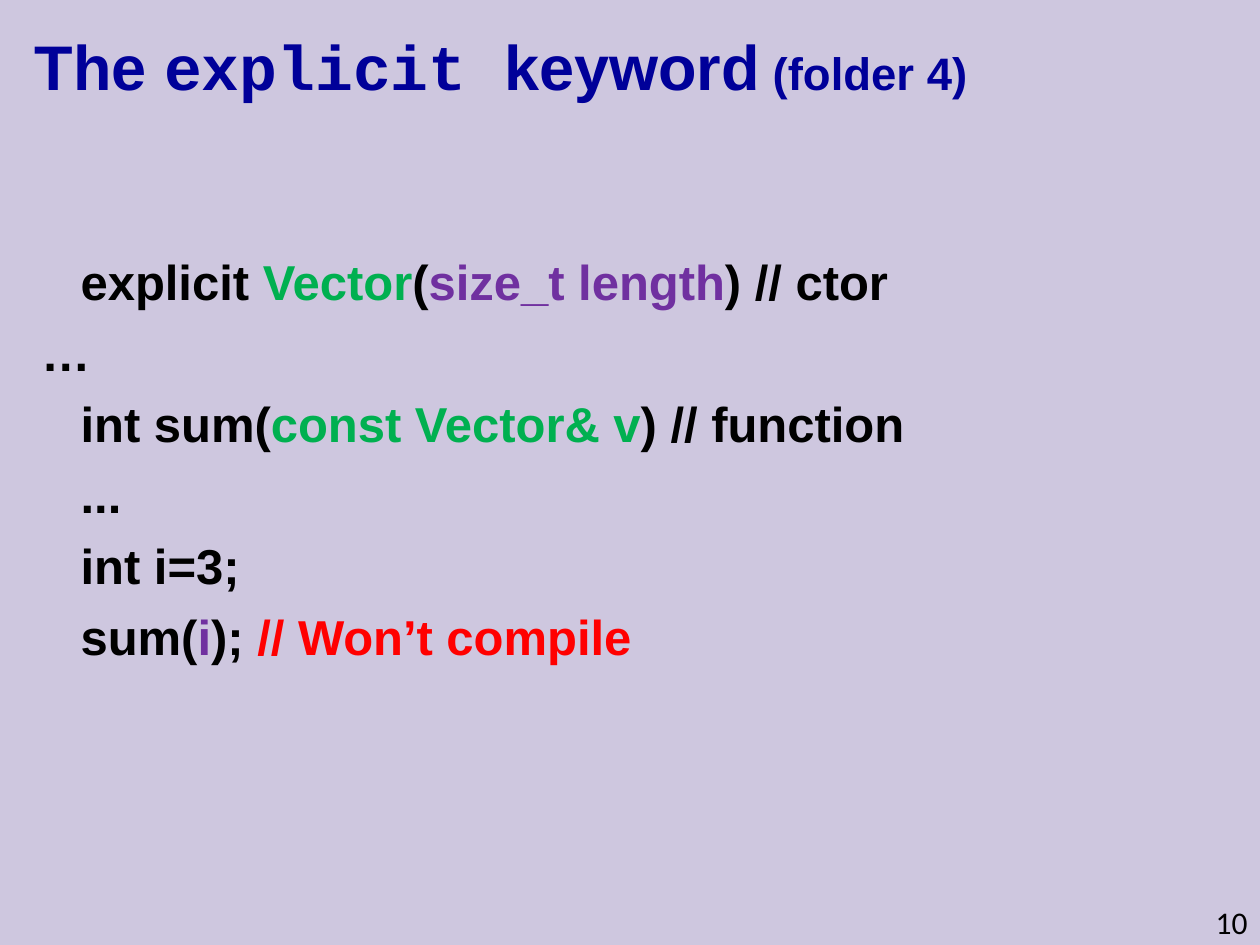
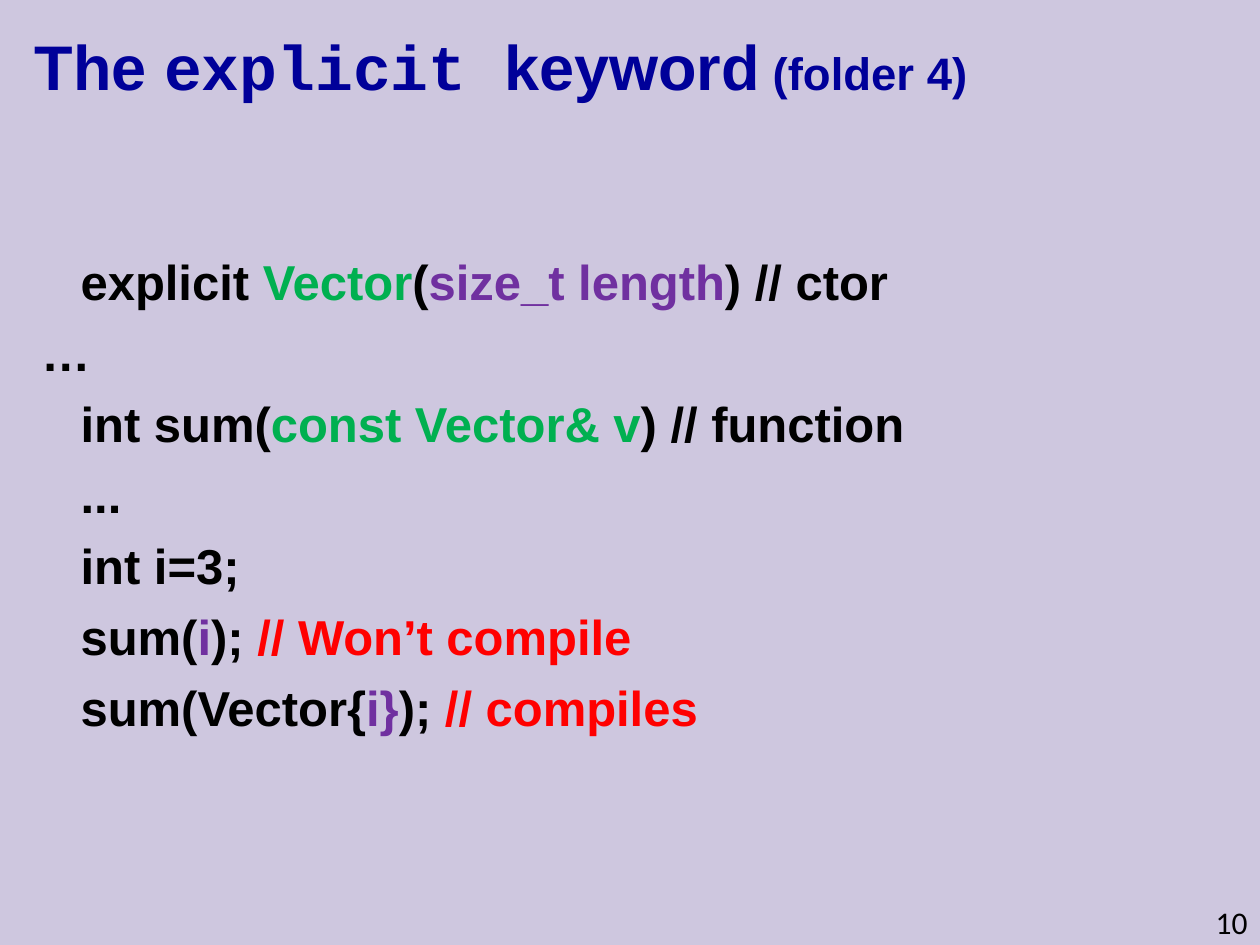
Before and after one commit to cpp-at-ariel/cpp-5779, a slide deck: slide 10 of 05-copy-convert/slides.odp. Drawn at 1260x945 pixels with LibreOffice and Linux fonts; fonts in the diff are those of the drawing. Boxes give left, top, right and bottom in pixels: in the first picture for what was removed or moved away, otherwise in the second. Text is boxed around its words. In the diff, an @@ line names an element or a change of style, - is before the commit and + after.

```diff
--- a/05-copy-convert/slides.odp
+++ b/05-copy-convert/slides.odp
@@ text at bbox=[81, 690, 698, 736]: paragraph added @@
+sum(Vector{i}); // compiles
```
Also in this commit, not shown: 33 other files.
